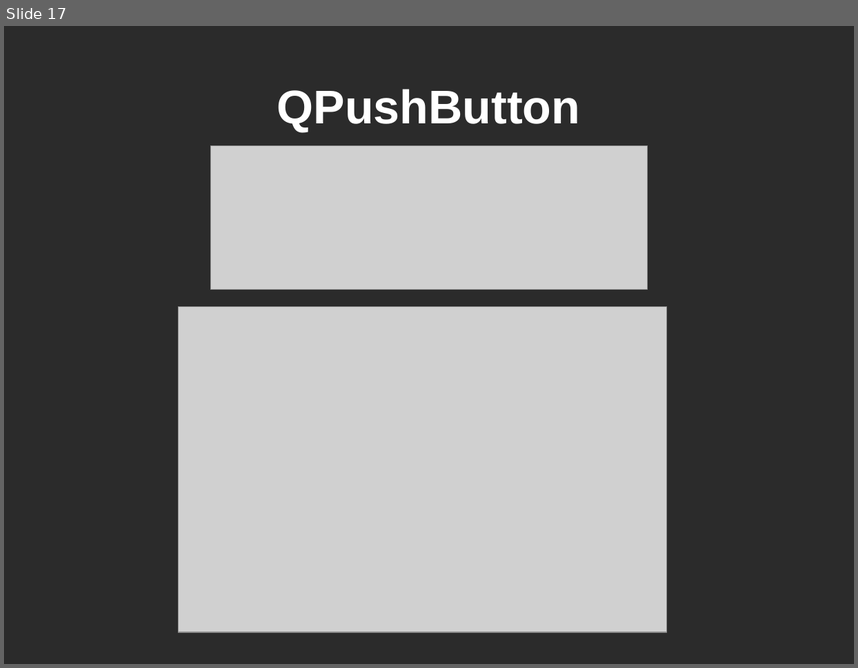
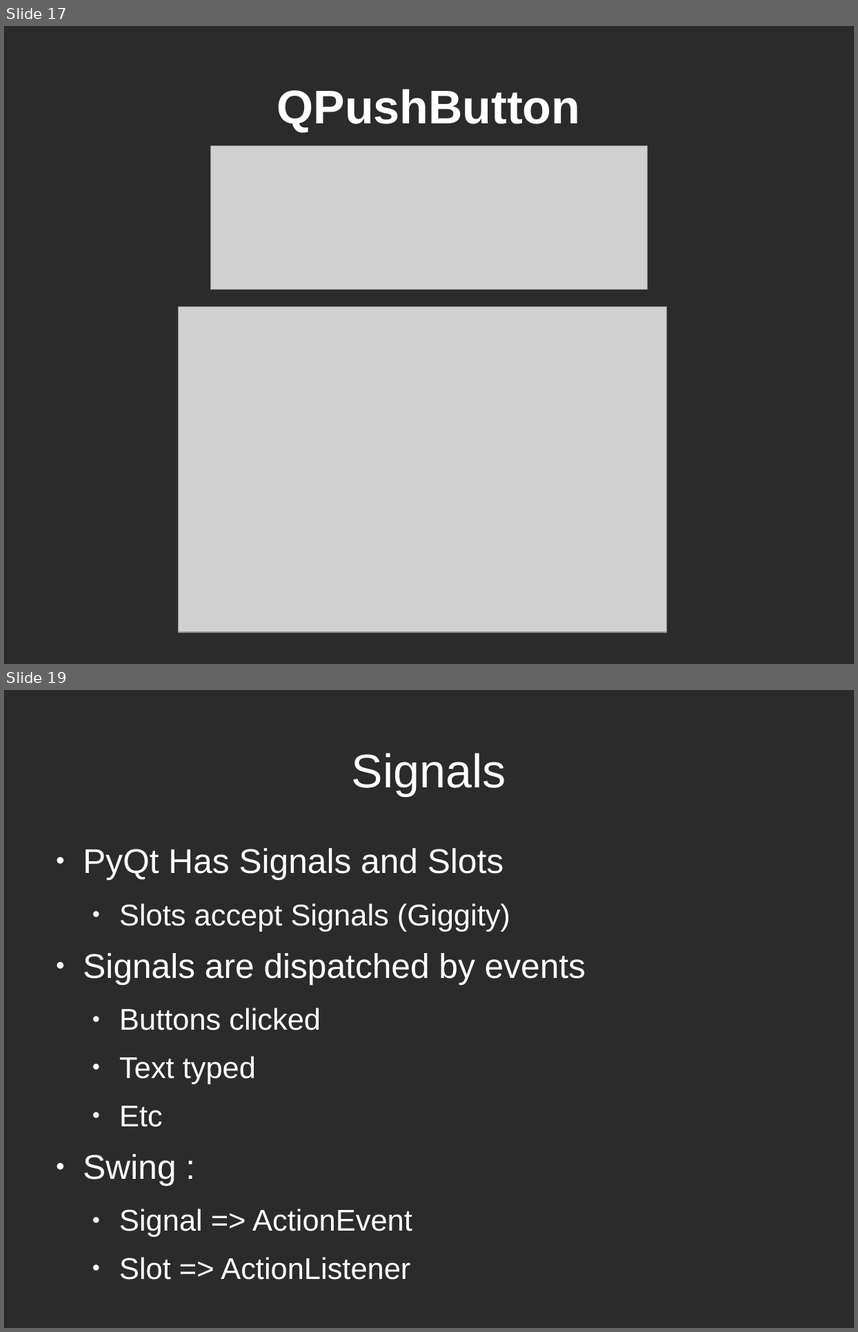
Before and after one commit to spmadden/sse-talks, a slide deck: PyQt/PyQt.odp. Shown one above the other, each under a label of ours: slide 17 before the commit, slides 17 and 19 after it; the slides between them are not shown. The pictures are 858x668 and 858x1332 pixels, drawn with LibreOffice and Linux fonts; fonts in the diff are those of the drawing; grey boxes stand for pictures; background and template pictures are left out; a plain dark background stands for a picture behind light text. Boxes give left, top, right and bottom in pixels: in the first picture for what was removed or moved away, otherwise in the second. Text is boxed around its words. In the diff, an @@ line names an element or a change of style, - is before the commit and + after.

Commit message:
Added more signals stuff.

```diff
--- a/PyQt/PyQt.odp
+++ b/PyQt/PyQt.odp
@@ slide 19 added at <box>4,690,854,1328</box>, background picture (left out) @@
@@ title added at <box>352,753,506,796</box>, 44 pt, text #FFFFFF @@
+Signals
@@ text added at <box>83,848,586,1236</box>, 28 pt, text #FFFFFF @@
+● PyQt Has Signals and Slots
+  ● Slots accept Signals (Giggity)
+● Signals are dispatched by events
+  ● Buttons clicked
+  ● Text typed
+  ● Etc
+● Swing :
+  ● Signal => ActionEvent
+  ● Slot => ActionListener
```
Also in this commit, not shown: 9 slides changed, 3 other slides added, 2 other files.
